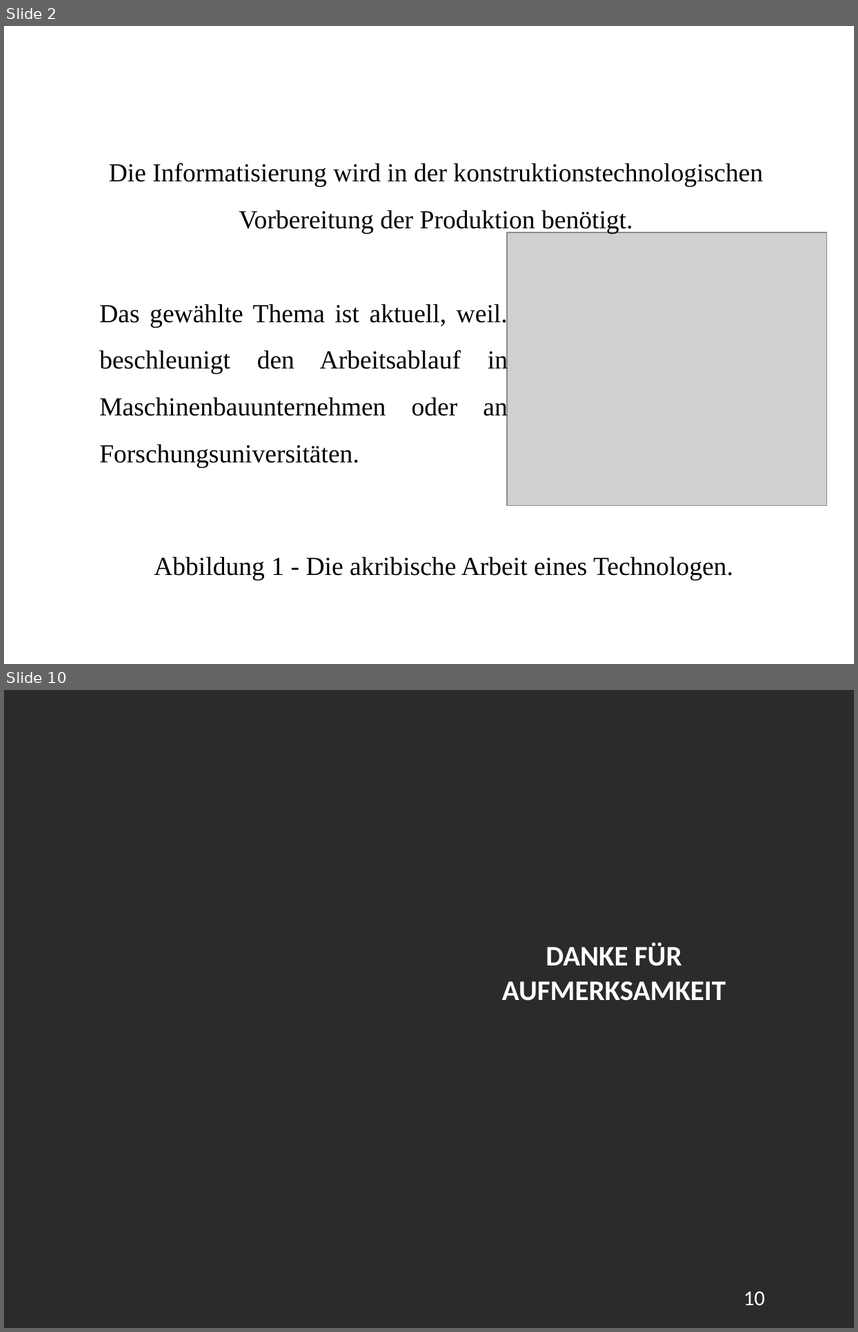
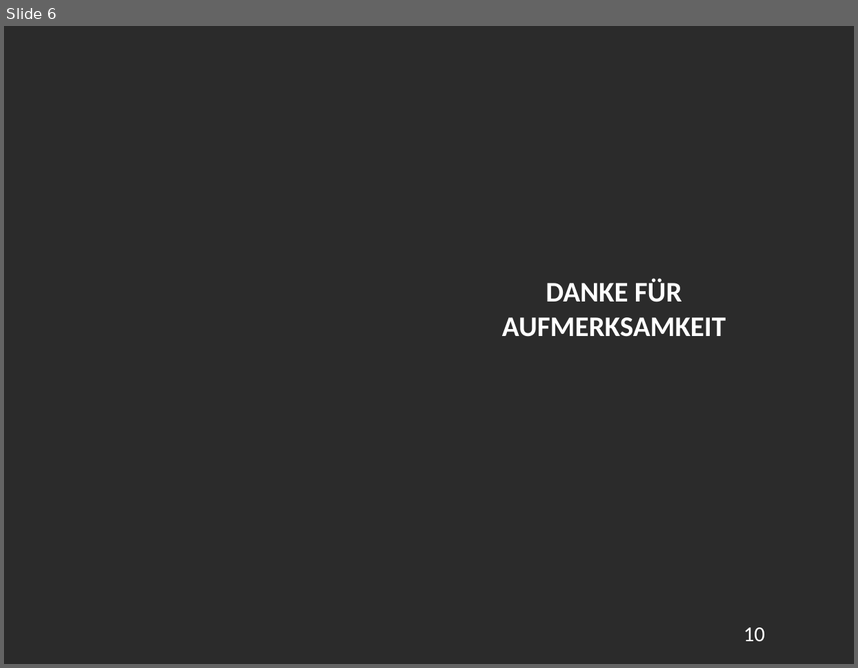
Before and after one commit to NeoWlad/Deutsch, a slide deck: Klimova_na_nemetskom.pptx. Shown one above the other, each under a label of ours: slides 2 and 10 before the commit, slide 6 after it; the slides between them are not shown. The pictures are 858x1332 and 858x668 pixels, drawn with LibreOffice and Linux fonts; fonts in the diff are those of the drawing; grey boxes stand for pictures; background and template pictures are left out; a plain dark background stands for a picture behind light text. Boxes give left, top, right and bottom in pixels: in the first picture for what was removed or moved away, otherwise in the second. Text is boxed around its words. In the diff, an @@ line names an element or a change of style, - is before the commit and + after.

```diff
--- a/Klimova_na_nemetskom.pptx
+++ b/Klimova_na_nemetskom.pptx
@@ slide 2 removed at <box>4,26,854,664</box>, background picture (left out) @@
@@ title removed at <box>109,164,146,182</box> @@
-Die Aktualität
@@ text removed at <box>152,163,763,234</box> @@
-Die Informatisierung wird in der konstruktionstechnologischen Vorbereitung der Produktion benötigt.
@@ picture removed at <box>507,232,827,506</box> @@
@@ text removed at <box>99,302,508,468</box> @@
-Das gewählte Thema ist aktuell, weil. beschleunigt den Arbeitsablauf in Maschinenbauunternehmen oder an Forschungsuniversitäten.
@@ text removed at <box>154,557,733,580</box> @@
-Abbildung 1 - Die akribische Arbeit eines Technologen.
@@ page number removed at <box>760,612,789,646</box> @@
-2
@@ what was slide 10 is now slide 6 @@
```
Also in this commit, not shown: 1 slide changed, 4 slides added, 7 other slides removed, 4 other files.
